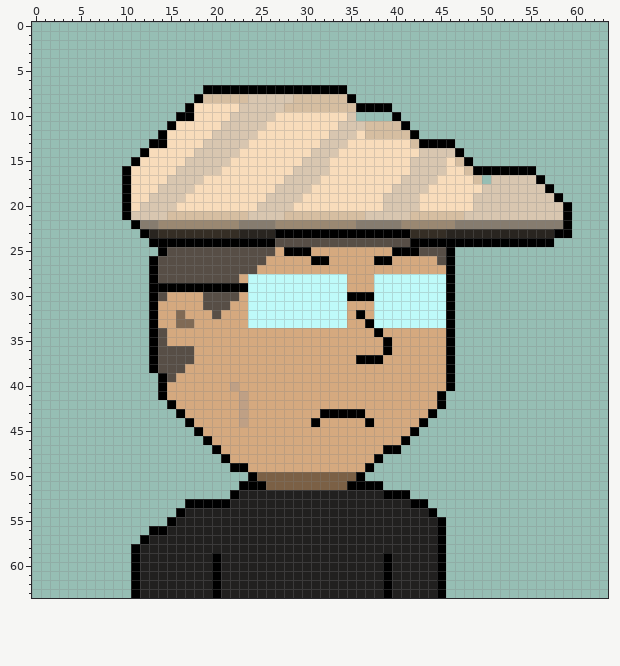
A pixel-art sprite gets an edit: DATA/Images/Sprites/Chars/Renault/icon.png. The picture above was drawn from the file before the commit.
The file is 64x64 pixels. Colours within 5 levels of each other are drawn and written as one.
The result:
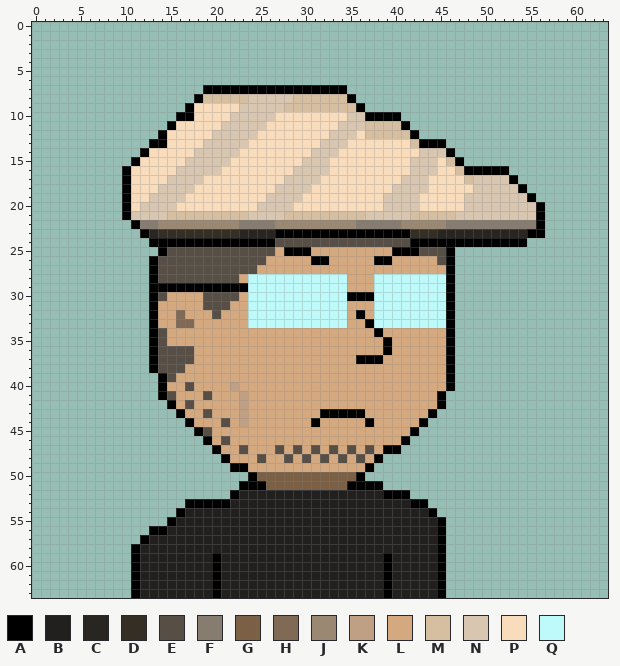
Palette (. is transparent): A #000000  B #21201f  C #292520  D #352e25  E #574e46  F #867c6f  G #7b6045  H #806a55  J #9a8872  K #bfa085  L #d5a97f  M #d6bea1  N #d8c6b0  P #f8dcbb  Q #befaf9
From old to new:
@@ x 34..61 @@
  8 MA..........................
- 9 MMAAAA......................
-10 PN....A.....................
+ 9 MMA.........................
+10 PNNAAAA.....................
 11 NNNMMMMA....................
 12 NNPMMMMMA...................
-13 NPPPPPPPMAAAA...............
-14 PPPPPPPPPNNNNA..............
-15 PPPPPPPPNNNNPMA.............
-16 PPPPPPPPNNNNPPMAAAAAAA......
-17 PPPPPPPNNNNPPPPM.NNNNNA.....
-18 PPPPPPNNNNPPPPPPNNNNNNNA....
-19 PPPPPNNNNPPPPPPNNNNNNNNNA...
-20 PPPPPNNNNPPPPPPNNNNNNNNNNA..
-21 MMMNNNNNMMMMMMNNNNNNNNNNNA..
-22 JJFFFFFJJJJJJFFFFFFFFFFFFA..
-23 AAAAAAAADDDDCCCCCCCCCCCCAA..
-24 EEEEEEEEAAAAAAAAAAAAAAAA....
+13 NPPPPPPPMAAA................
+14 PPPPPPPPPNNNA...............
+15 PPPPPPPPNNNPMA..............
+16 PPPPPPPPNNNPPMAAAAA.........
+17 PPPPPPPNNNPPPPMNNNNA........
+18 PPPPPPNNNNPPPPPNNNNNA.......
+19 PPPPPNNNNPPPPPNNNNNNNA......
+20 PPPPPNNNNPPPPPNNNNNNNNA.....
+21 MMMNNNNNMMMMMNNNNNNNNNA.....
+22 JJFFFFFJJJJJFFFFFFFFFFA.....
+23 AAAAAAAADDDCCCCCCCCCCAA.....
+24 EEEEEEEEAAAAAAAAAAAAA.......
 25 LLLLLLAAAEEEA...............
@@ x 13..39 @@
 39 .AELLLLLLLLLLLLLLLLLLLLLLLL
-40 .ALLLLLLLKLLLLLLLLLLLLLLLLL
-41 .ALLLLLLLLKLLLLLLLLLLLLLLLL
-42 ..ALLLLLLLKLLLLLLLLLLLLLLLL
-43 ...ALLLLLLKLLLLLLLLAAAAALLL
-44 ....ALLLLLKLLLLLLLALLLLLALL
-45 .....ALLLLLLLLLLLLLLLLLLLLL
-46 ......ALLLLLLLLLLLLLLLLLLLL
-47 .......ALLLLLLLLLLLLLLLLLLA
-48 ........ALLLLLLLLLLLLLLLLA.
+40 .ALLELLLLKLLLLLLLLLLLLLLLLL
+41 .AELLLELLLKLLLLLLLLLLLLLLLL
+42 ..ALELLLLLKLLLLLLLLLLLLLLLL
+43 ...ALLELLLKLLLLLLLLAAAAALLL
+44 ....ALLLELKLLLLLLLALLLLLALL
+45 .....AELLLLLLLLLLLLLLLLLLLL
+46 ......ALELLLLLLLLLLLLLLLLLL
+47 .......ALLELLLELELELELELELA
+48 ........ALLLELLELELELELELA.
 49 .........AALLLLLLLLLLLLLA..
Changed places in both pictures, as pixel boxes (x1, y1, x2, y2):
changed: (356, 103, 392, 121)
changed: (428, 139, 572, 247)
changed: (167, 382, 374, 463)
